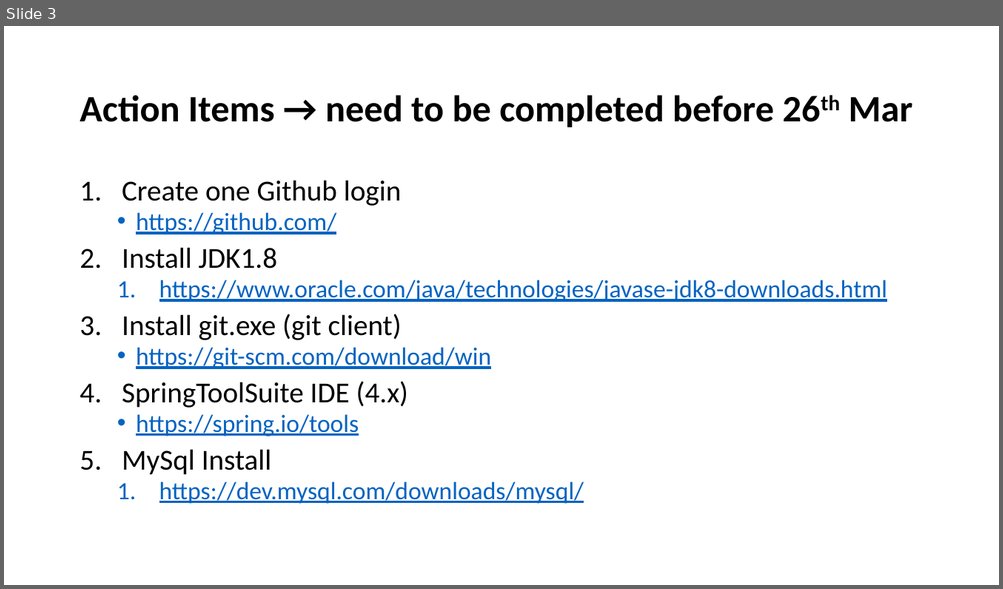
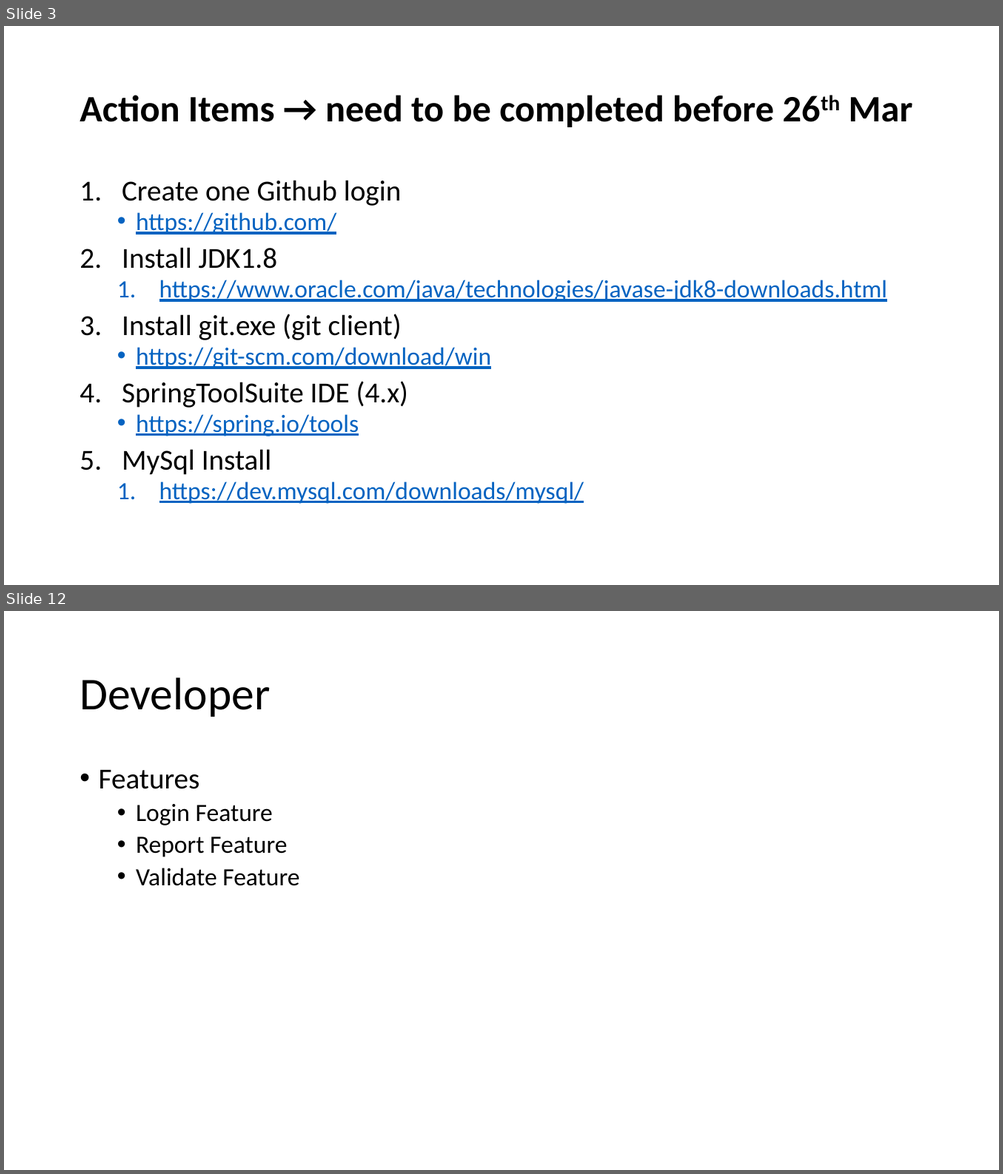
Before and after one commit to Souravpatel/A3_Training, a slide deck: A3 Training - Synchrony.pptx. Shown one above the other, each under a label of ours: slide 3 before the commit, slides 3 and 12 after it; the slides between them are not shown. The pictures are 1003x589 and 1003x1174 pixels, drawn with LibreOffice and Linux fonts; fonts in the diff are those of the drawing. Boxes give left, top, right and bottom in pixels: in the first picture for what was removed or moved away, otherwise in the second. Text is boxed around its words. In the diff, an @@ line names an element or a change of style, - is before the commit and + after.

```diff
--- a/A3 Training - Synchrony.pptx
+++ b/A3 Training - Synchrony.pptx
@@ slide 12 added at (4, 611, 999, 1170), background #FFFFFF @@
@@ title added at (79, 678, 270, 717), 44 pt, text #000000 @@
+Developer
@@ text added at (99, 770, 299, 886), 24 pt, text #000000 @@
+• Features
+  • Login Feature
+  • Report Feature
+  • Validate Feature
```
Also in this commit, not shown: 10 other slides added.
